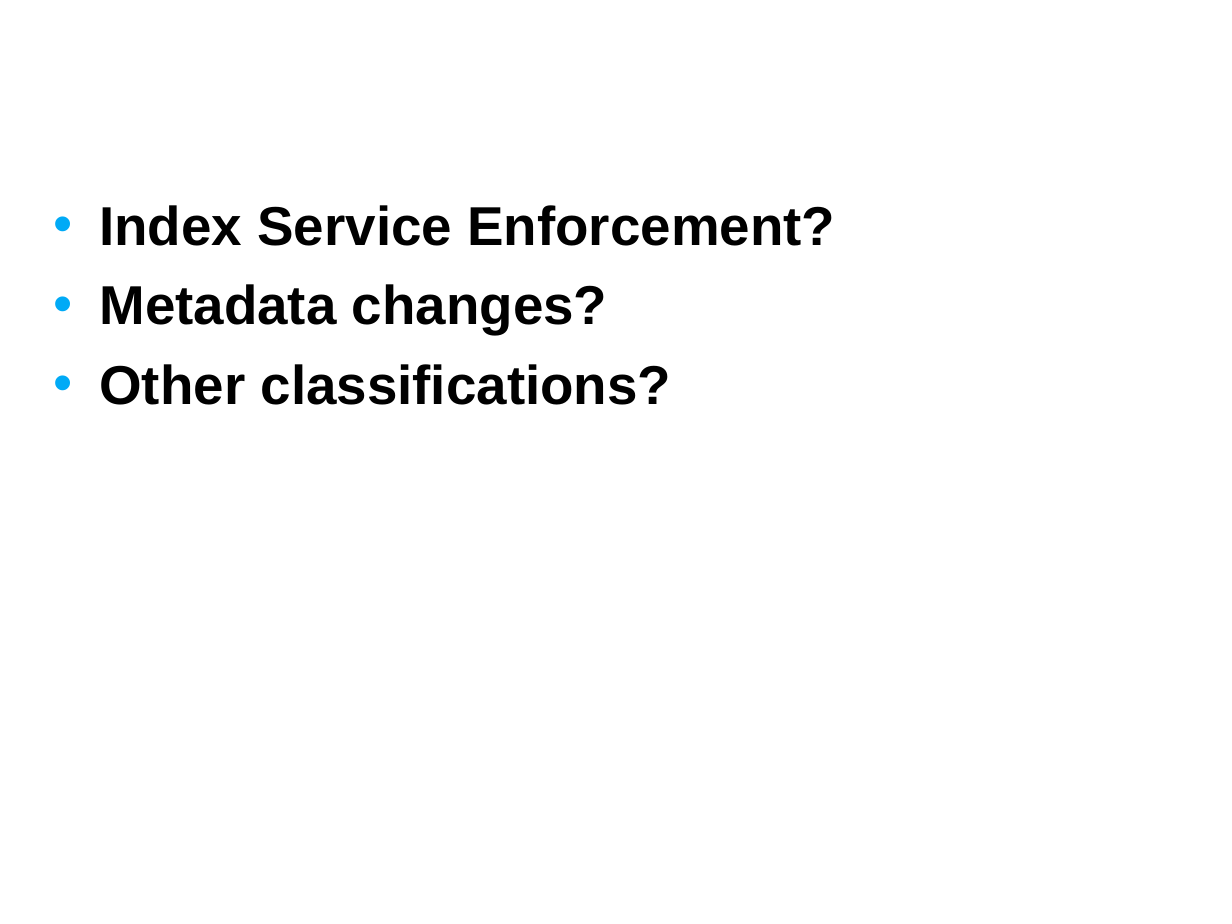
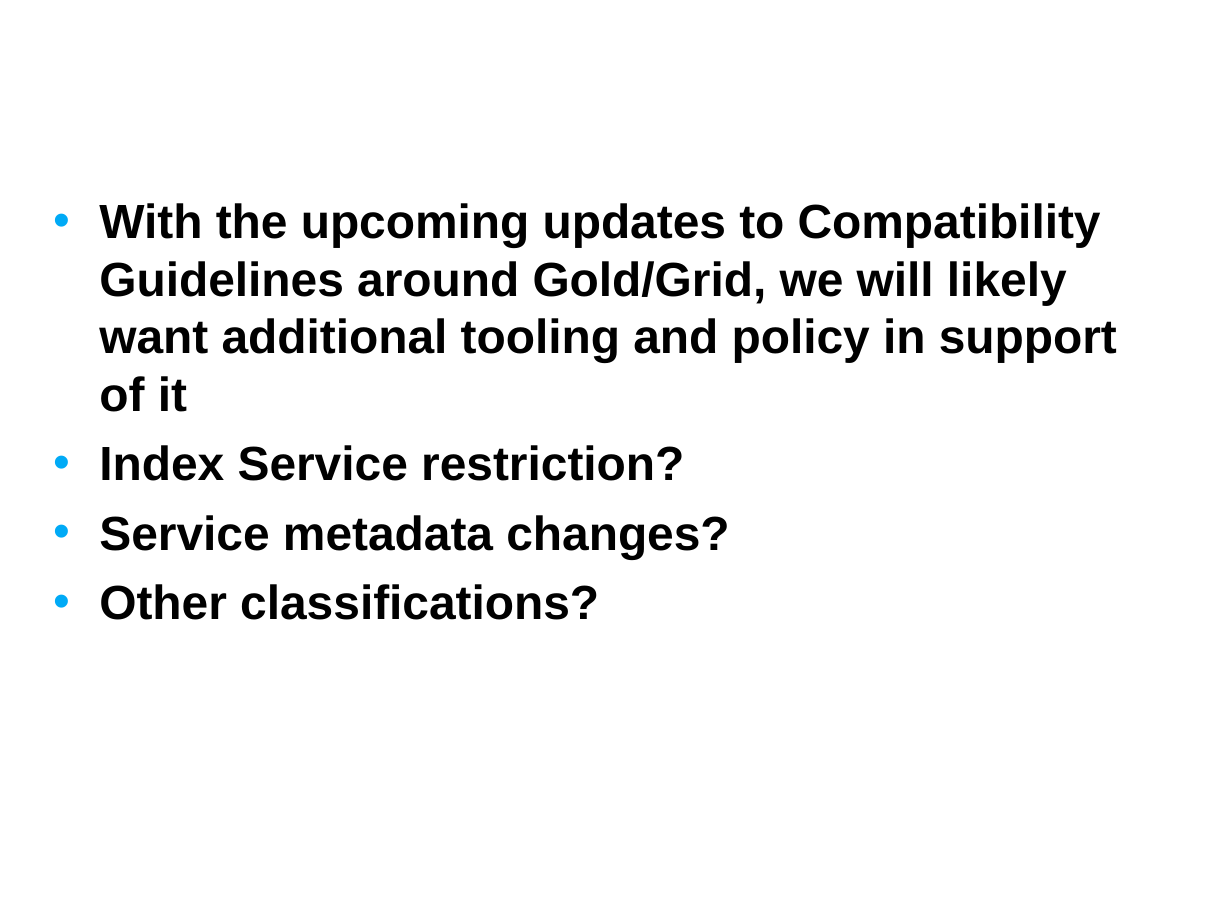
Before and after one commit to NCIP/cagrid-docs, a slide deck: slide 9 of presentations/200708_VCDE_ARCH/20070807_Day2_caGrid-2.0_Plans.ppt. Drawn at 1232x924 pixels with LibreOffice and Linux fonts; fonts in the diff are those of the drawing; background and template pictures are left out. Boxes give left, top, right and bottom in pixels: in the first picture for what was removed or moved away, otherwise in the second. Text is boxed around its words. In the diff, an @@ line names an element or a change of style, - is before the commit and + after.

```diff
--- a/presentations/200708_VCDE_ARCH/20070807_Day2_caGrid-2.0_Plans.ppt
+++ b/presentations/200708_VCDE_ARCH/20070807_Day2_caGrid-2.0_Plans.ppt
@@ text at <box>99,203,1117,559</box>: text changed; size 32 to 28 pt @@
-• Index Service Enforcement?
-• Metadata changes?
+• With the upcoming updates to Compatibility Guidelines around Gold/Grid, we will likely want additional tooling and policy in support of it
+• Index Service restriction?
+• Service metadata changes?
@@ text at <box>99,584,599,620</box>: size 32 to 28 pt in "Other classifications?"; less space between paragraphs @@
```
Also in this commit, not shown: 4 other slides changed, 3 slides added, 3 slides removed, 1 other file.
